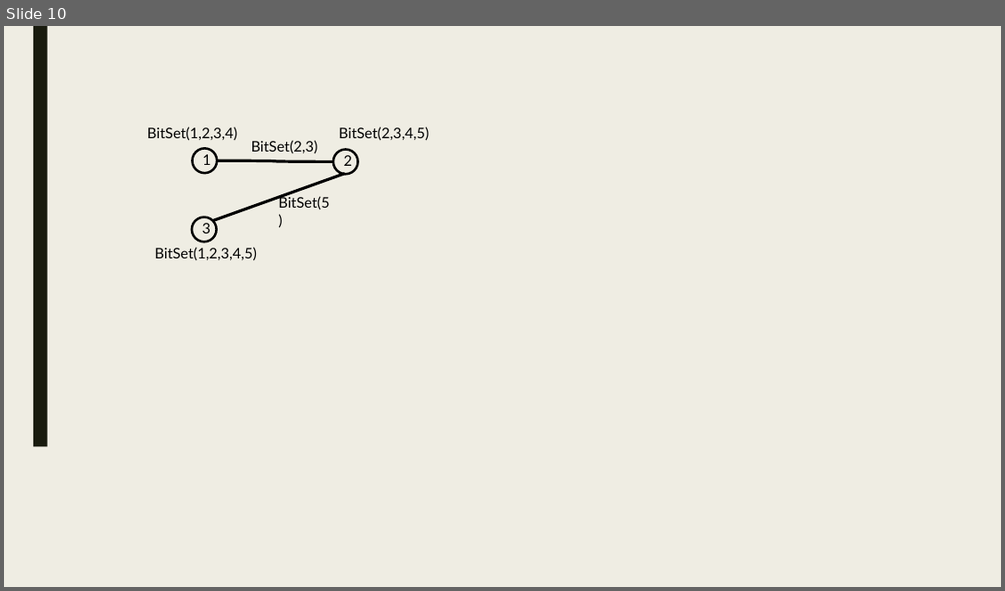
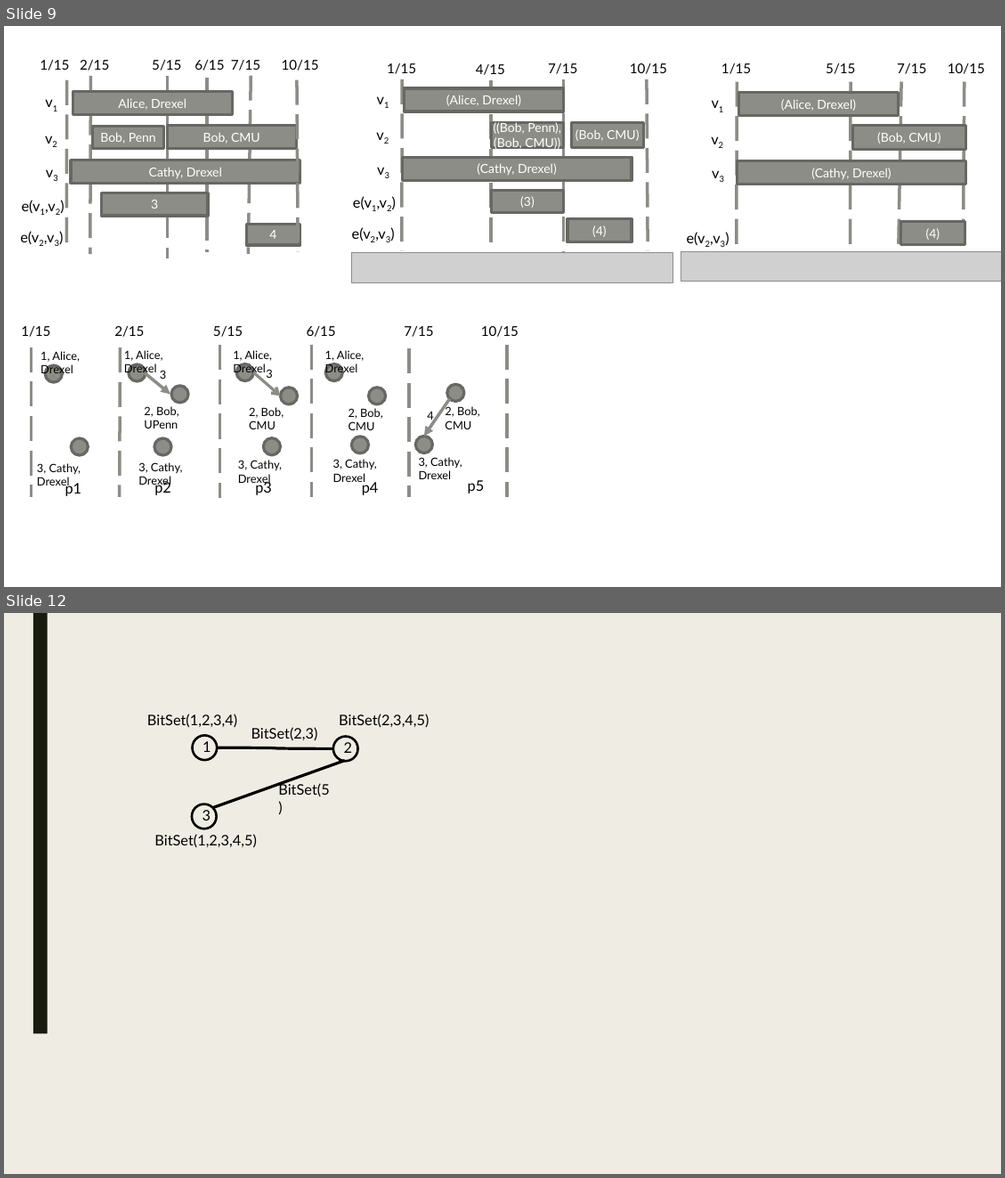
Before and after one commit to PortalDB/portal, a slide deck: paper/pvldb2016/figs/model.pptx. Shown one above the other, each under a label of ours: slide 10 before the commit, slides 9 and 12 after it; the slides between them are not shown. The pictures are 1005x591 and 1005x1178 pixels, drawn with LibreOffice and Linux fonts; fonts in the diff are those of the drawing; grey boxes stand for pictures. Boxes give left, top, right and bottom in pixels: in the first picture for what was removed or moved away, otherwise in the second. Text is boxed around its words. In the diff, an @@ line names an element or a change of style, - is before the commit and + after.

```diff
--- a/paper/pvldb2016/figs/model.pptx
+++ b/paper/pvldb2016/figs/model.pptx
@@ slide 9 added at box(4, 26, 1001, 587), background #FFFFFF @@
@@ text added at box(40, 60, 69, 70), 13 pt, text #000000 @@
+1/15
@@ text added at box(80, 60, 109, 70), 13 pt, text #000000 @@
+2/15
@@ line added from (90, 76) to (90, 254), #8C8D86 3 pt dashed @@
@@ text added at box(152, 60, 181, 70), 13 pt, text #000000 @@
+5/15
@@ line added from (167, 76) to (167, 258), #8C8D86 3 pt dashed @@
@@ text added at box(194, 60, 224, 70), 13 pt, text #000000 @@
+6/15
@@ line added from (208, 79) to (208, 253), #8C8D86 3 pt dashed @@
@@ text added at box(231, 60, 260, 70), 13 pt, text #000000 @@
+7/15
@@ line added from (251, 75) to (249, 254), #8C8D86 3 pt dashed @@
@@ text added at box(282, 60, 319, 70), 13 pt, text #000000 @@
+10/15
@@ group added at box(687, 63, 985, 257): 8 texts, 4 lines, 4 rectangles @@
+v1
+v2
+v3
+e(v2,v3)
+(Alice, Drexel)
+(Cathy, Drexel)
+(Bob, CMU)
+(4)
+1/15
+5/15
+7/15
+10/15
@@ text added at box(38, 89, 99, 115), 14 pt, text #000000 @@
+v1
@@ line added from (67, 79) to (67, 250), #8C8D86 3 pt dashed @@
@@ rectangle added at box(73, 91, 232, 114), fill #8C8D86, outline #686863 2.75 pt, 12 pt, text #FFFFFF @@
+Alice, Drexel
@@ line added from (297, 79) to (298, 252), #8C8D86 3 pt dashed @@
@@ text added at box(38, 126, 99, 151), 14 pt, text #000000 @@
+v2
@@ rectangle added at box(93, 127, 164, 149), fill #8C8D86, outline #686863 2.75 pt, 12 pt, text #FFFFFF @@
+Bob, Penn
@@ rectangle added at box(167, 126, 296, 148), fill #8C8D86, outline #686863 2.75 pt, 12 pt, text #FFFFFF @@
+Bob, CMU
@@ group added at box(352, 63, 667, 251): 9 texts, 6 rectangles, 4 lines @@
+v1
+v2
+v3
+e(v1,v2)
+e(v2,v3)
+(Alice, Drexel)
+(Cathy, Drexel)
+((Bob, Penn), (Bob, CMU))
+(3)
+(4)
+1/15
+7/15
+10/15
+4/15
+(Bob, CMU)
@@ text added at box(39, 160, 100, 185), 14 pt, text #000000 @@
+v3
@@ rectangle added at box(71, 160, 300, 183), fill #8C8D86, outline #686863 2.75 pt, 12 pt, text #FFFFFF @@
+Cathy, Drexel
@@ text added at box(22, 200, 40, 213), 14 pt, text #000000 @@
+e(v1,v2)
@@ rectangle added at box(101, 192, 208, 216), fill #8C8D86, outline #686863 2.75 pt, 12 pt, text #FFFFFF @@
+3
@@ text added at box(20, 231, 39, 244), 14 pt, text #000000 @@
+e(v2,v3)
@@ rectangle added at box(246, 224, 300, 245), fill #8C8D86, outline #686863 2.75 pt, 12 pt, text #FFFFFF @@
+4
@@ picture added at box(351, 253, 673, 282) @@
@@ picture added at box(681, 252, 1001, 281) @@
@@ group added at box(21, 326, 518, 498): 27 texts, 13 ellipses, 6 lines, 3 arrows @@
+3, Cathy, Drexel
+2, Bob, CMU
+1, Alice, Drexel
+3, Cathy, Drexel
+1, Alice, Drexel
+3, Cathy, Drexel
+2, Bob, UPenn
+3
+3, Cathy, Drexel
+2, Bob, CMU
+3, Cathy, Drexel
+2, Bob, CMU
+4
+p1
+p2
+p3
+p4
+p5
+1, Alice, Drexel
+1, Alice, Drexel
+3
+1/15
+2/15
+5/15
+6/15
+7/15
+10/15
@@ what was slide 10 is now slide 12 @@
```
Also in this commit, not shown: 5 slides changed, 2 other slides added, 1 slide removed, 3 other files.
